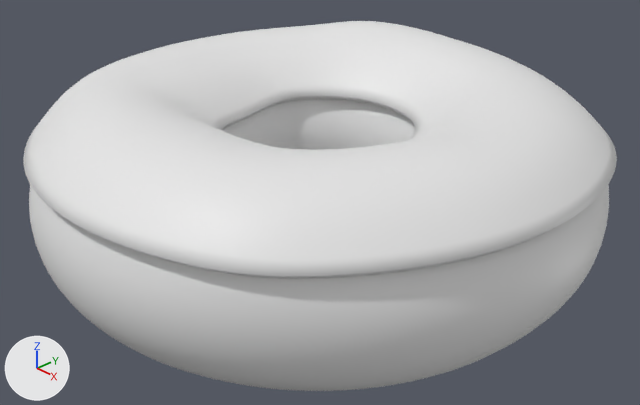
A saved change to the Blender file donuts-tutorial/donuts-tutorial.blend.
Rendered twice from a 50 mm camera at (0.1578, -0.148, 0.0993) aimed at (0.0032, -0.0025, -0.0048). Every picture has the same lights, and +X, +Y and +Z are marked at lower left.

In view in the first picture: 'Donuts', 'Icing'.
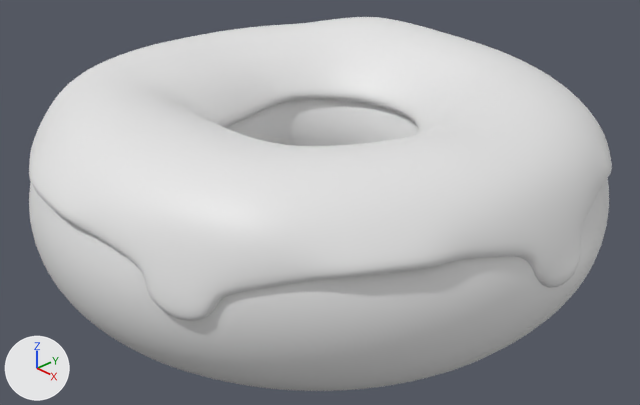
What differs and where, as boxes [x1, y1, x2, y2] in the pictures (640 x 405 px):
'Icing', reshaped, modifiers changed (18% taller)
    before: [23, 21, 617, 279]
    after: [29, 17, 612, 321]
part 1 of me_torus_001, built on
    before: [23, 81, 617, 279]
    after: [29, 17, 612, 321]

The edits, one by one:
me_torus_001 is used by ob_icing; location (0.0, 0.0, 0.0).
me_torus_001 had 140 vertices, 112 faces and spanned x -0.0722..0.0725, y -0.0725..0.0725, z 0.0115..0.0284.
me_torus_001 now has 520 vertices, 458 faces and spans x -0.0727..0.0739, y -0.0725..0.0731, z -0.0071..0.0284.
me_torus_001 part 1: 20 vertices removed from x -0.0722..0.0725, y -0.0707..0.0725, z 0.0126..0.0135; 400 vertices added at x -0.0727..0.0739, y -0.0718..0.0731, z -0.0071..0.0281.
Object 'Icing' (ob_icing) loses its SUBSURF modifier named 'Subdivision'.
Modifier setting removed (it was levels = 2).
Object 'Icing' (ob_icing) has a SOLIDIFY modifier named 'Solidify'.
Modifier setting: edge_crease_inner = 1.0.
Object 'Icing' (ob_icing) gains a SUBSURF modifier named 'Subdivision'.
Modifier setting: levels = 2.
